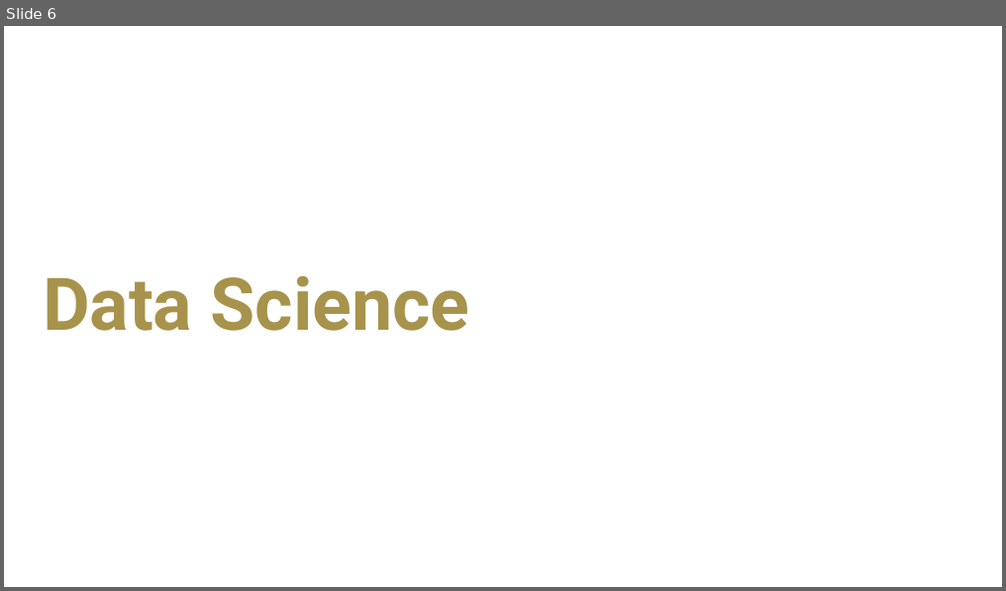
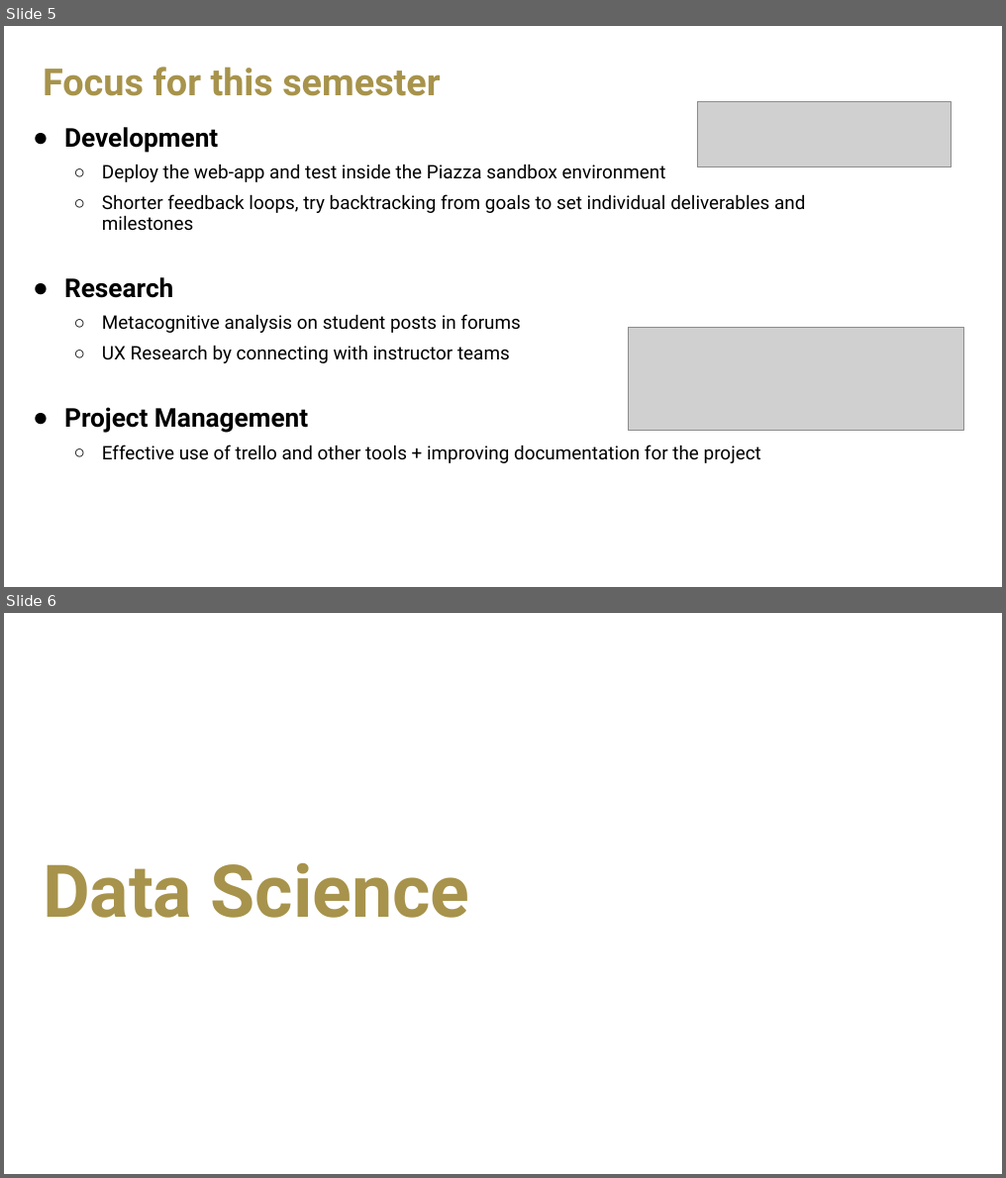
Before and after one commit to saloni-agshiker/DataDrivenEducationLab, a slide deck: spring-2022/presentations/VIP Presentation 1.pptx. Shown one above the other, each under a label of ours: slide 6 before the commit, slides 5 and 6 after it. The pictures are 1006x591 and 1006x1178 pixels, drawn with LibreOffice and Linux fonts; fonts in the diff are those of the drawing; grey boxes stand for pictures; background and template pictures are left out. Boxes give left, top, right and bottom in pixels: in the first picture for what was removed or moved away, otherwise in the second. Text is boxed around its words. In the diff, an @@ line names an element or a change of style, - is before the commit and + after.

Commit message:
Little reorganization and added project related files and docs for Spring 2022 - Pratik

```diff
--- a/spring-2022/presentations/VIP Presentation 1.pptx
+++ b/spring-2022/presentations/VIP Presentation 1.pptx
@@ slide 5 added at (4,26,1002,587), background picture (left out) @@
@@ title added at (43,67,440,96), 36 pt, text #A7934B, bold @@
+Focus for this semester
@@ picture added at (697,101,951,168) @@
@@ text added at (64,127,805,464), 18 pt, text #000000 @@
+● Development
+  ○ Deploy the web-app and test inside the Piazza sandbox environment
+  ○ Shorter feedback loops, try backtracking from goals to set individual deliverables and milestones
+● Research
+  ○ Metacognitive analysis on student posts in forums
+  ○ UX Research by connecting with instructor teams
+● Project Management
+  ○ Effective use of trello and other tools + improving documentation for the project
@@ picture added at (629,328,963,430) @@
```
Also in this commit, not shown: 8 slides changed, 11 other slides added, 13 slides removed, 11 other files.
